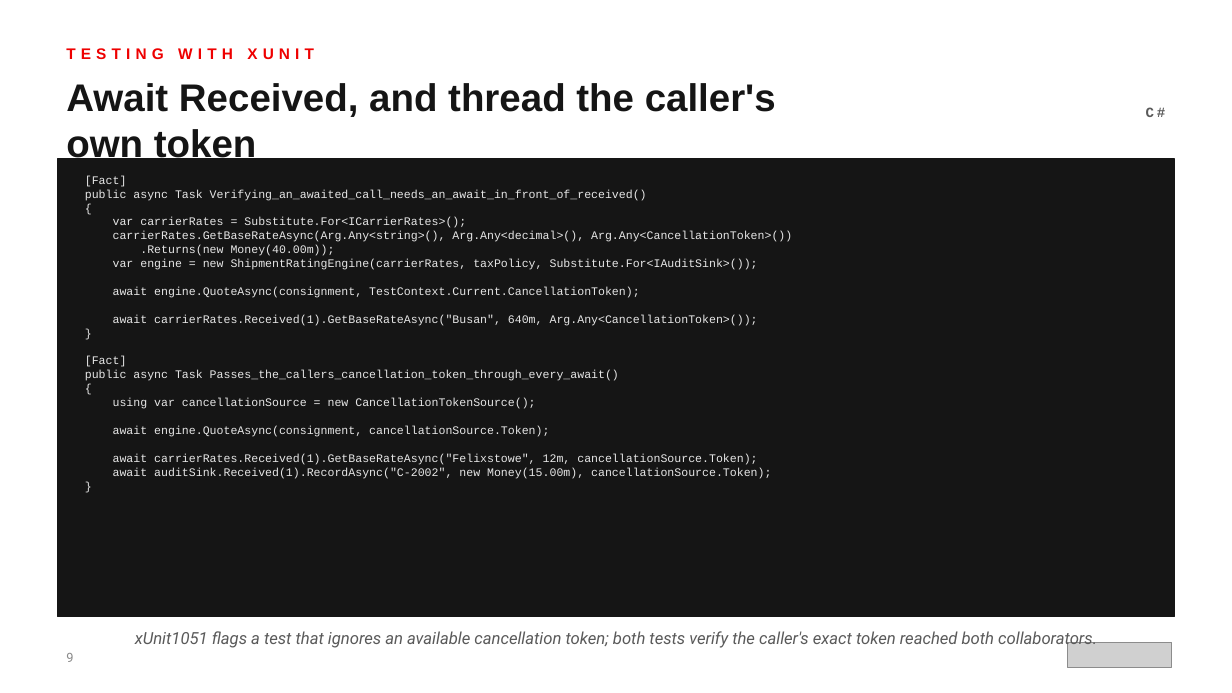
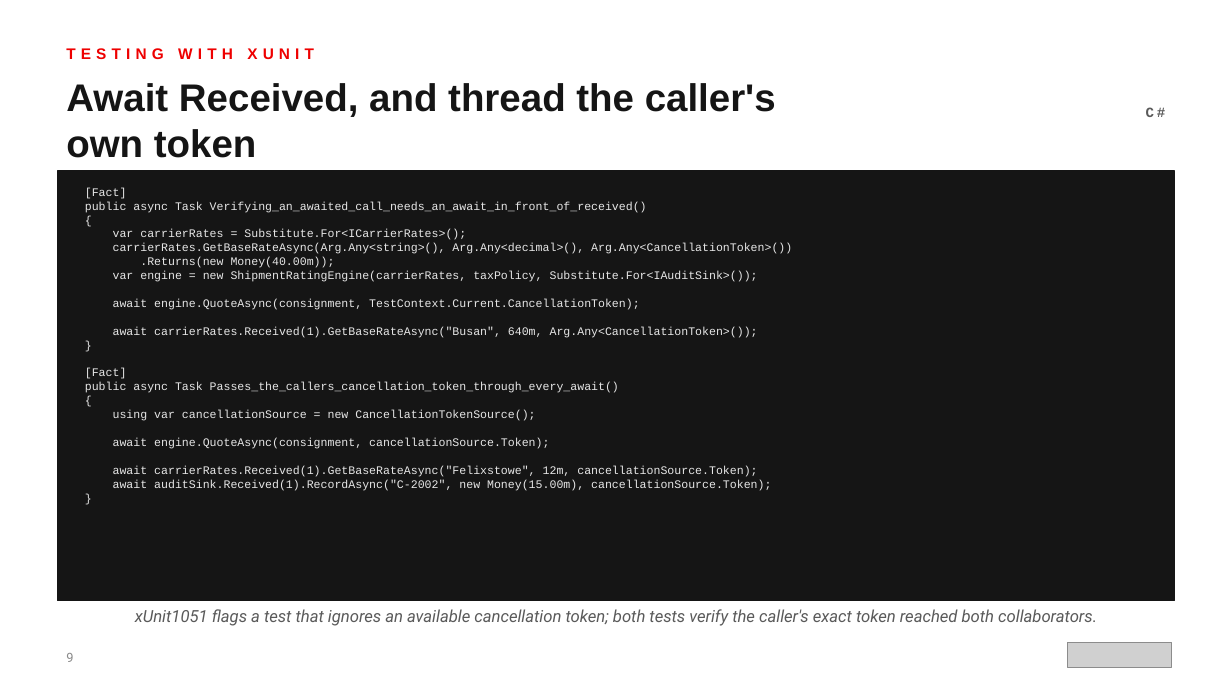
Before and after one commit to patterncatalyst/csharp-design-patterns, a slide deck: slide 9 of presentation/csharp-design-patterns-301-testing-legacy-and-ai.pptx. Drawn at 1232x693 pixels with LibreOffice and Linux fonts; fonts in the diff are those of the drawing; grey boxes stand for pictures. Boxes give left, top, right and bottom in pixels: in the first picture for what was removed or moved away, otherwise in the second. Text is boxed around its words. In the diff, an @@ line names an element or a change of style, - is before the commit and + after.

```diff
--- a/presentation/csharp-design-patterns-301-testing-legacy-and-ai.pptx
+++ b/presentation/csharp-design-patterns-301-testing-legacy-and-ai.pptx
@@ rectangle: place and size @@
-rectangle at <box>57,159,1175,616</box>
+rectangle at <box>57,171,1175,601</box>
@@ text "[Fact] public async Task Verifying_an_awaited_call_needs_an_ ...": place and size @@
-text "[Fact] public async Task Verifying_an_awaited_call_needs_an_ ..." at <box>85,176,792,479</box>
+text "[Fact] public async Task Verifying_an_awaited_call_needs_an_ ..." at <box>85,188,792,491</box>
@@ text "xUnit1051 flags a test that ...": place and size @@
-text "xUnit1051 flags a test that ..." at <box>135,631,1097,649</box>
+text "xUnit1051 flags a test that ..." at <box>135,609,1097,626</box>
```
Also in this commit, not shown: 5 other slides changed, 1 other file.
